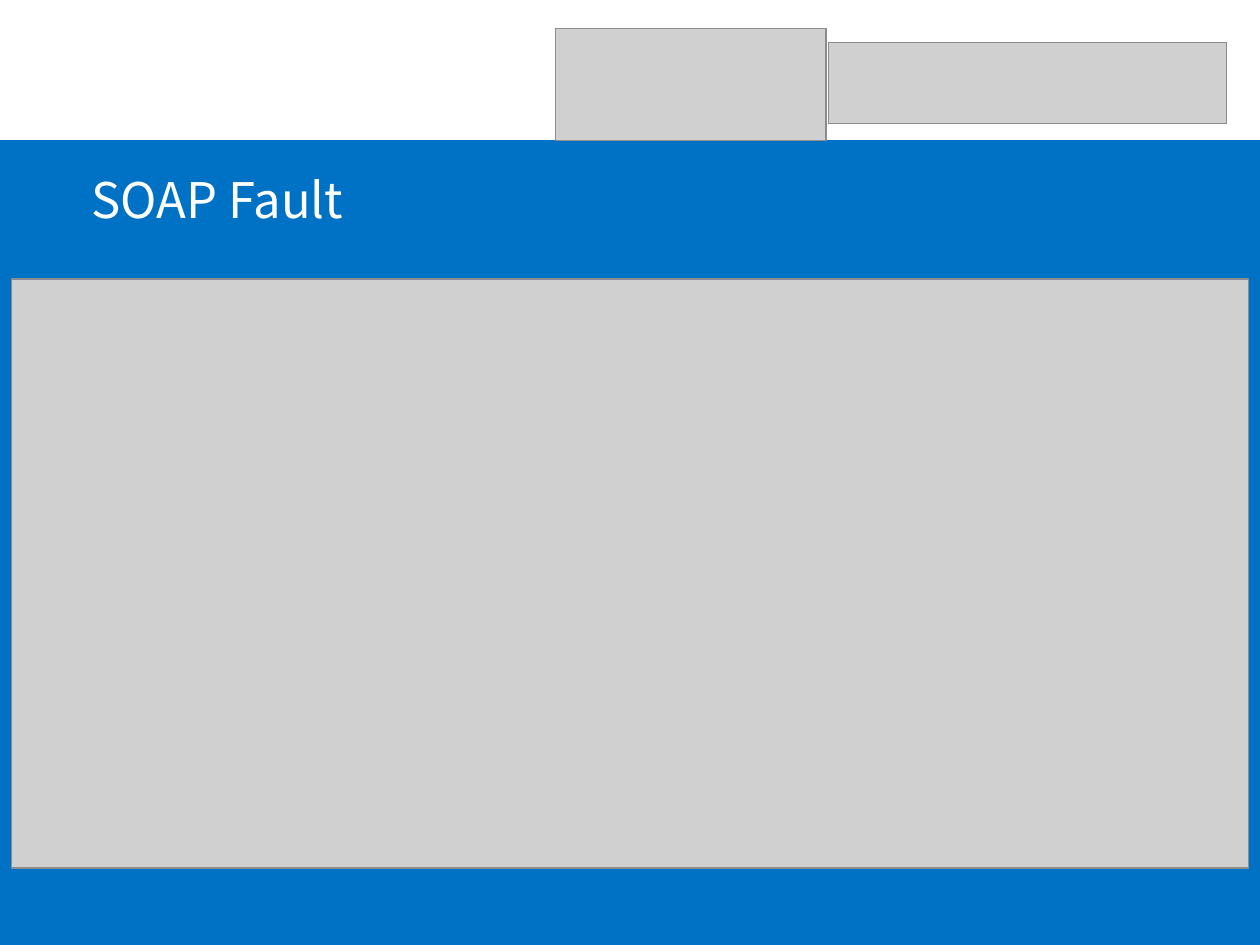
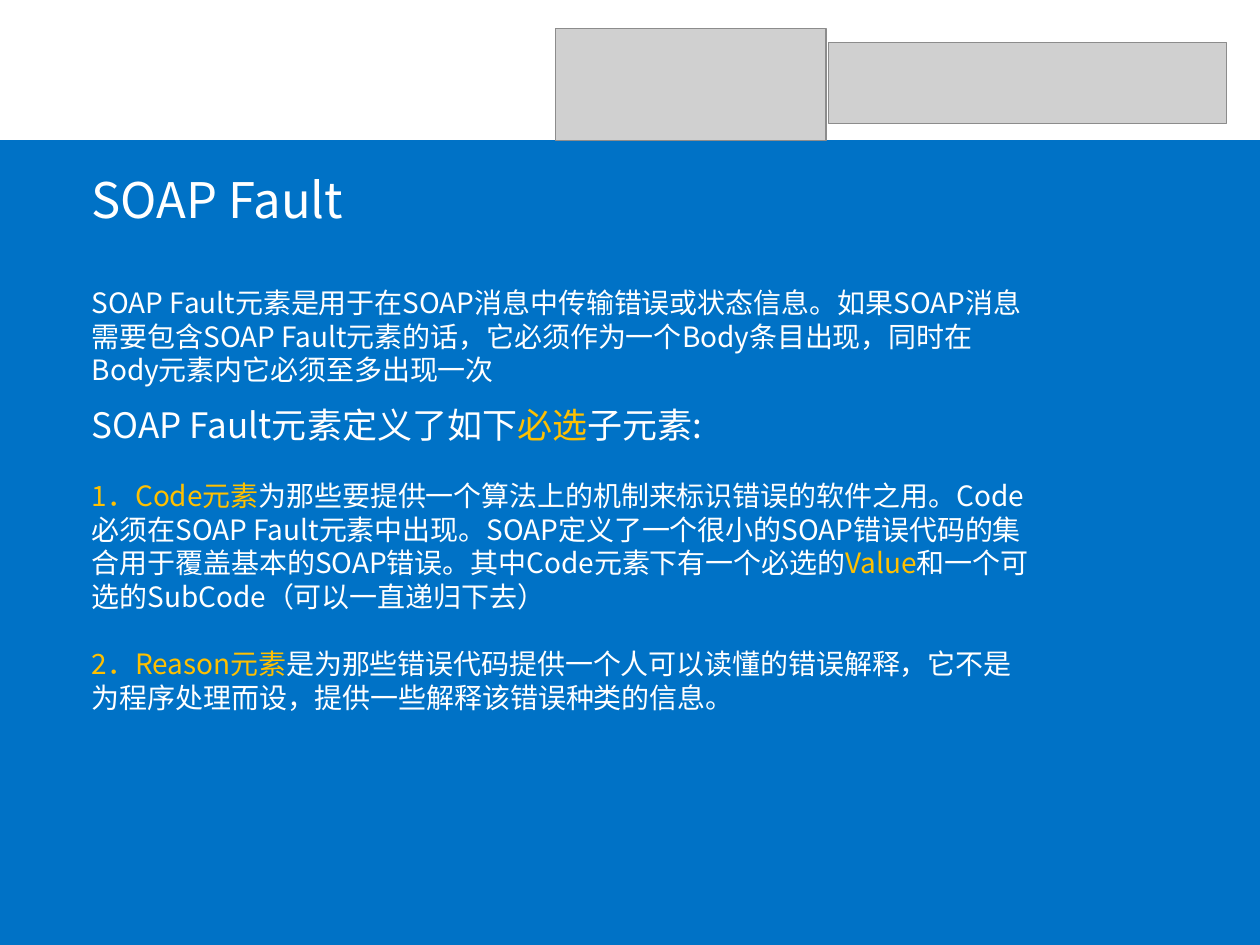
Before and after one commit to SOATeam/homework, a slide deck: slide 3 of assignment5/SOAP Fault课堂报告/SOAP Fault课堂报告.ppt (slide 11 before the commit). Drawn at 1260x945 pixels with LibreOffice and Linux fonts; fonts in the diff are those of the drawing; grey boxes stand for pictures. Boxes give left, top, right and bottom in pixels: in the first picture for what was removed or moved away, otherwise in the second. Text is boxed around its words. In the diff, an @@ line names an element or a change of style, - is before the commit and + after.

```diff
--- a/assignment5/SOAP Fault课堂报告/SOAP Fault课堂报告.ppt
+++ b/assignment5/SOAP Fault课堂报告/SOAP Fault课堂报告.ppt
@@ picture removed at (x1=11, y1=280, x2=1249, y2=868) @@
@@ text added at (x1=92, y1=408, x2=1029, y2=711), 16 pt, text #FFFFFF @@
+SOAP Fault元素定义了如下必选子元素:
+1．Code元素为那些要提供一个算法上的机制来标识错误的软件之用。Code必须在SOAP Fault元素中出现。SOAP定义了一个很小的SOAP错误代码的集合用于覆盖基本的SOAP错误。其中Code元素下有一个必选的Value和一个可选的SubCode（可以一直递归下去）
+2．Reason元素是为那些错误代码提供一个人可以读懂的错误解释，它不是为程序处理而设，提供一些解释该错误种类的信息。
```
Also in this commit, not shown: 1 other slide changed, 6 slides added, 12 slides removed.
